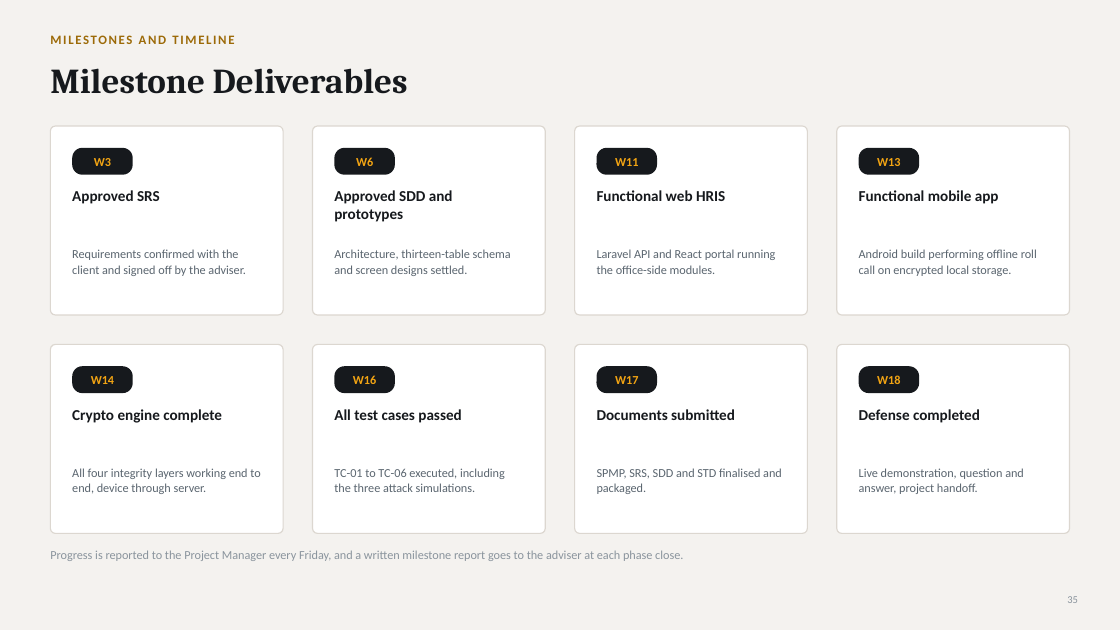
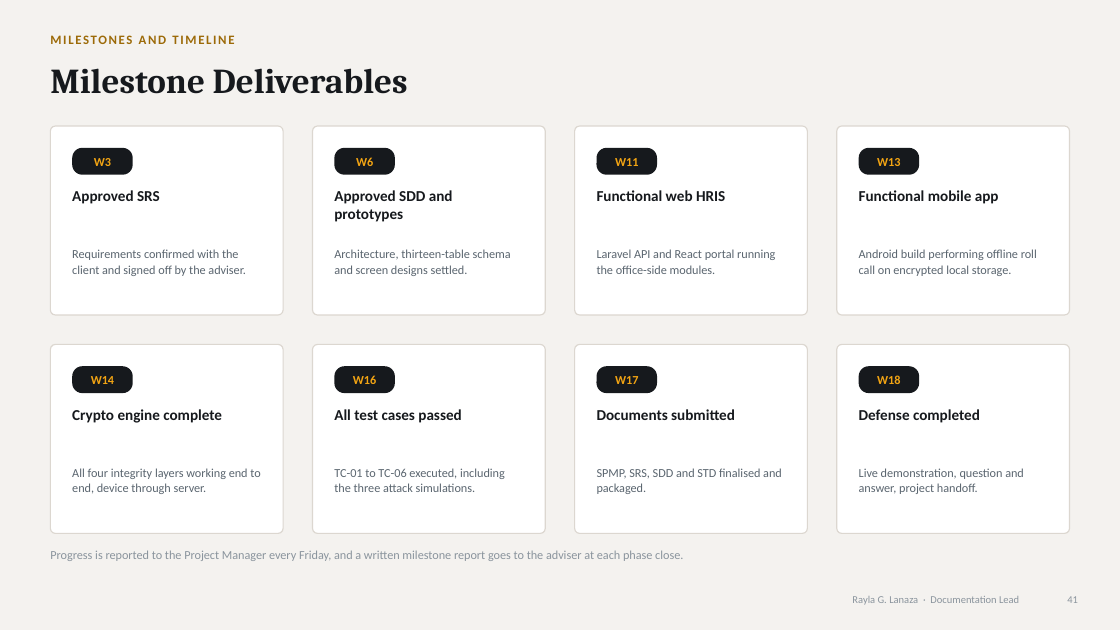
Before and after one commit to ruselportes/HRIS, a slide deck: slide 41 of docs/HRIS_Proposal_Hearing.pptx (slide 35 before the commit). Drawn at 1120x630 pixels with LibreOffice and Linux fonts; fonts in the diff are those of the drawing. Boxes give left, top, right and bottom in pixels: in the first picture for what was removed or moved away, otherwise in the second. Text is boxed around its words. In the diff, an @@ line names an element or a change of style, - is before the commit and + after.

```diff
--- a/docs/HRIS_Proposal_Hearing.pptx
+++ b/docs/HRIS_Proposal_Hearing.pptx
@@ text added at [852, 596, 1019, 605], 9 pt, text #8A949D @@
+Rayla G. Lanaza · Documentation Lead
@@ text at [1067, 596, 1078, 603]: text changed @@
-35
+41
```
Also in this commit, not shown: 35 other slides changed, 7 slides added, 1 slide removed, 2 other files.
